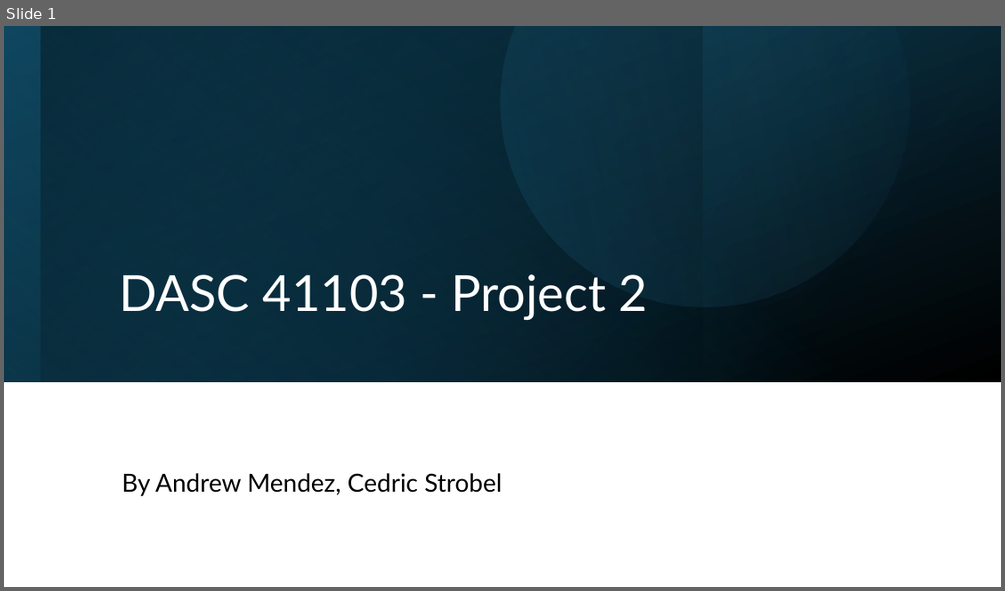
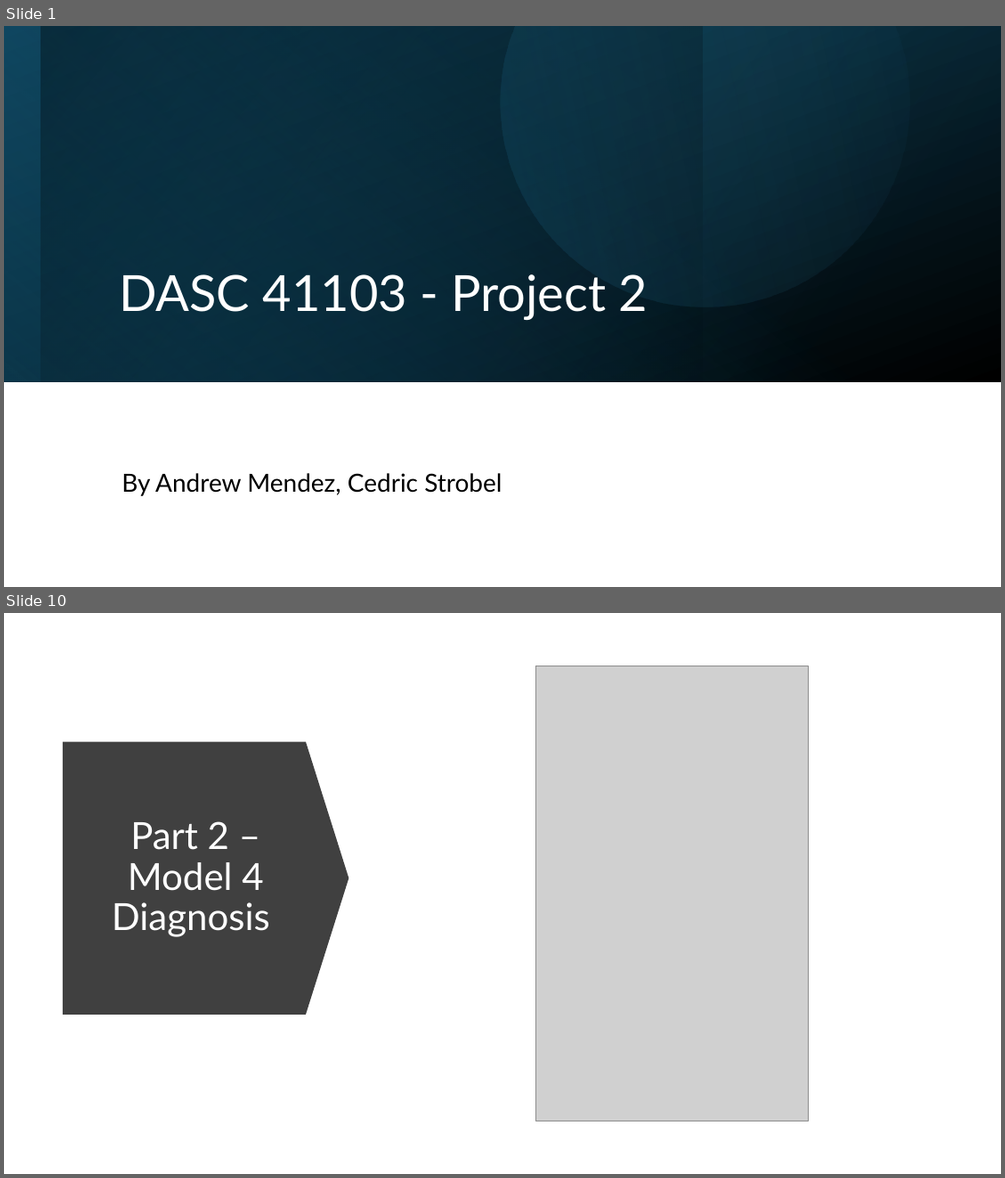
Before and after one commit to cedricstrobel/DASC_Project3, a slide deck: Project_3_Powerpoint.pptx. Shown one above the other, each under a label of ours: slide 1 before the commit, slides 1 and 10 after it; the slides between them are not shown. The pictures are 1005x591 and 1005x1178 pixels, drawn with LibreOffice and Linux fonts; fonts in the diff are those of the drawing; grey boxes stand for pictures. Boxes give left, top, right and bottom in pixels: in the first picture for what was removed or moved away, otherwise in the second. Text is boxed around its words. In the diff, an @@ line names an element or a change of style, - is before the commit and + after.

```diff
--- a/Project_3_Powerpoint.pptx
+++ b/Project_3_Powerpoint.pptx
@@ slide 10 added at bbox=[4, 613, 1001, 1174], background #FFFFFF @@
@@ picture added at bbox=[535, 666, 808, 1121] @@
@@ down arrow added at bbox=[63, 742, 349, 1014], fill #404040 @@
@@ title added at bbox=[112, 821, 270, 937], 36 pt, text #FFFFFF @@
+Part 2 – Model 4 Diagnosis
```
Also in this commit, not shown: 1 slide changed, 17 other slides added, 7 slides removed, 26 other files.
